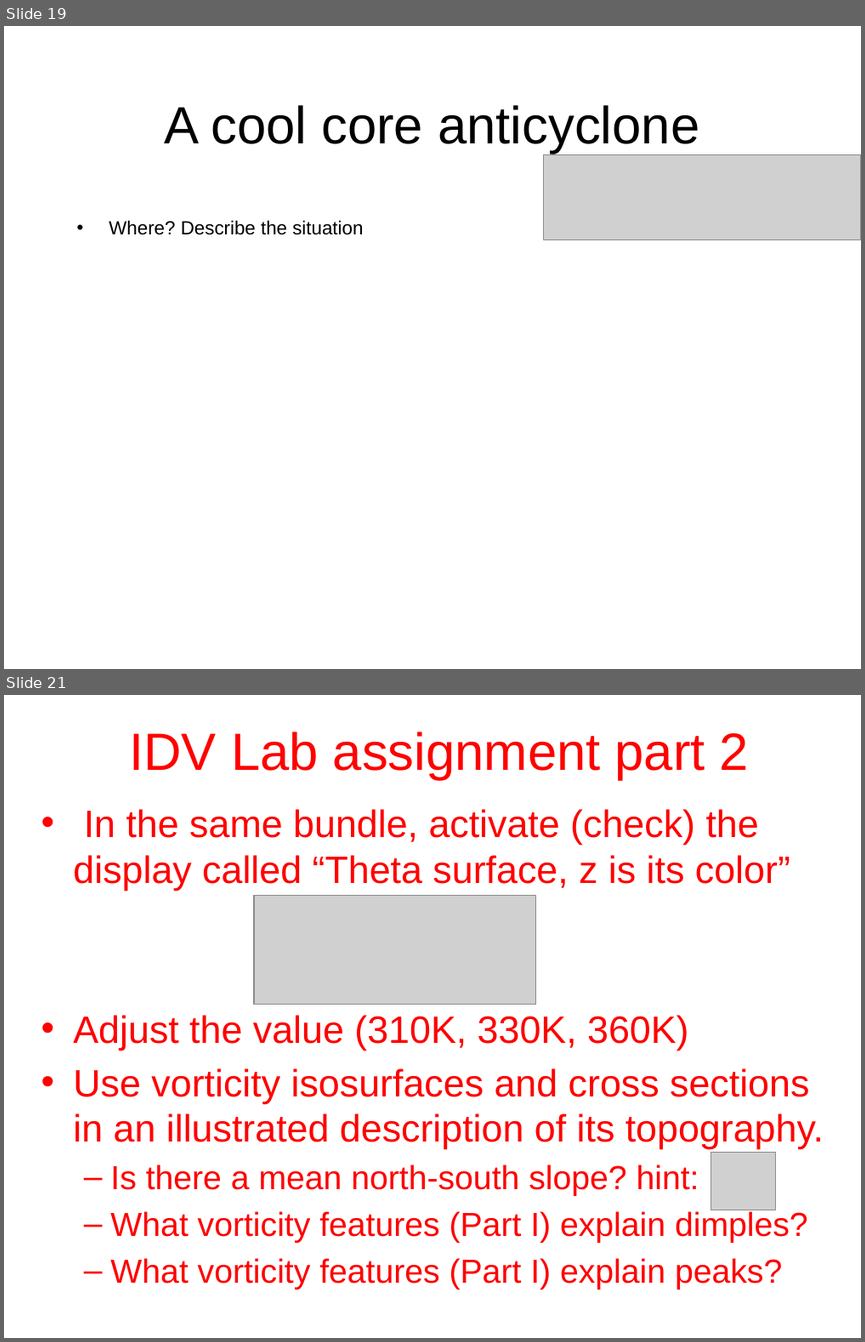
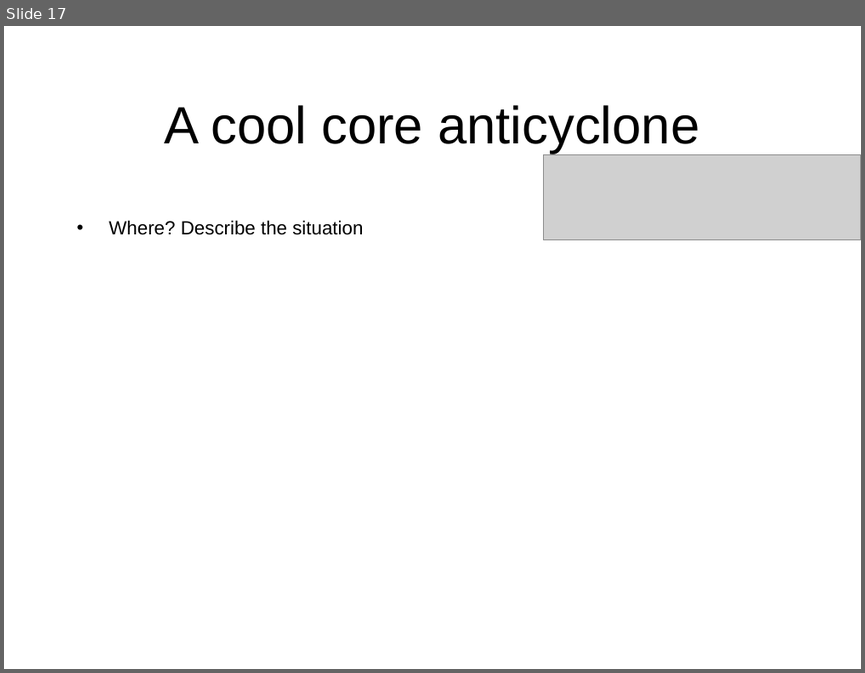
Before and after one commit to ATMOcanes/ATM651_2020, a slide deck: Class_sessions/2020_Warm-coolCore_Vortices.pptx. Shown one above the other, each under a label of ours: slides 19 and 21 before the commit, slide 17 after it; the slides between them are not shown. The pictures are 865x1342 and 865x673 pixels, drawn with LibreOffice and Linux fonts; fonts in the diff are those of the drawing; grey boxes stand for pictures. Boxes give left, top, right and bottom in pixels: in the first picture for what was removed or moved away, otherwise in the second. Text is boxed around its words. In the diff, an @@ line names an element or a change of style, - is before the commit and + after.

```diff
--- a/Class_sessions/2020_Warm-coolCore_Vortices.pptx
+++ b/Class_sessions/2020_Warm-coolCore_Vortices.pptx
@@ slide 21 removed at (x1=4, y1=695, x2=861, y2=1338), background #FFFFFF @@
@@ title removed at (x1=129, y1=732, x2=749, y2=780) @@
-IDV Lab assignment part 2
@@ text removed at (x1=73, y1=809, x2=823, y2=1283) @@
-• In the same bundle, activate (check) the display called “Theta surface, z is its color”
-• Adjust the value (310K, 330K, 360K)
-• Use vorticity isosurfaces and cross sections in an illustrated description of its topography.
-  – Is there a mean north-south slope? hint:
-  – What vorticity features (Part I) explain dimples?
-  – What vorticity features (Part I) explain peaks?
@@ picture removed at (x1=254, y1=895, x2=536, y2=1004) @@
@@ picture removed at (x1=711, y1=1151, x2=775, y2=1210) @@
@@ what was slide 19 is now slide 17 @@
```
Also in this commit, not shown: 13 other slides removed, 2 other files.
